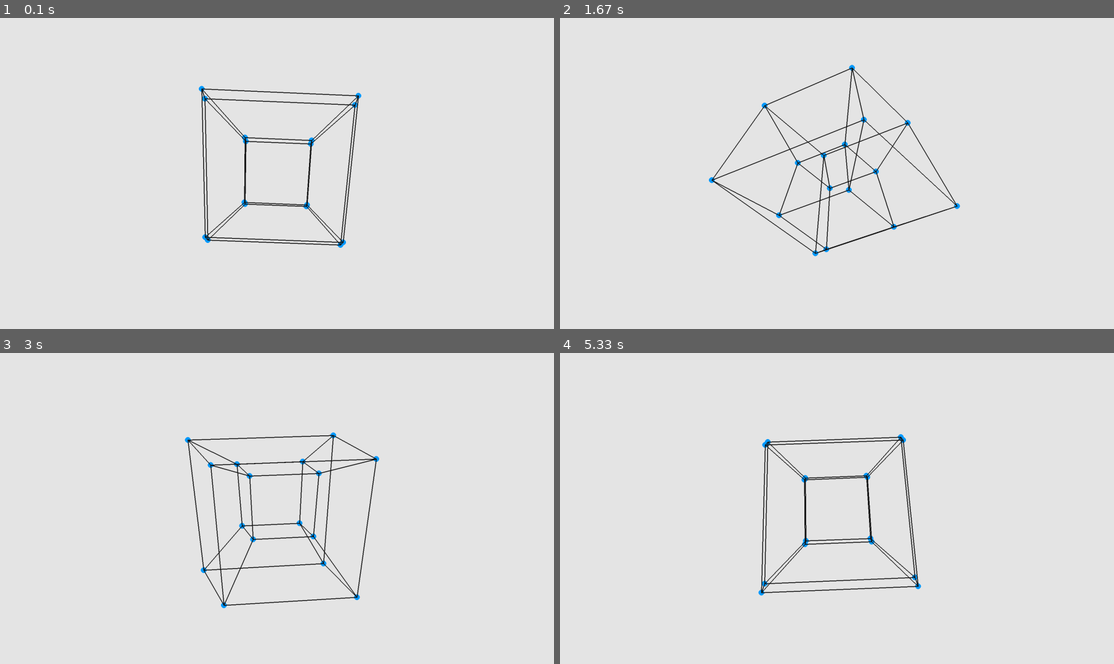
Above: before the commit, frames 1-4 (two rows, left to right).
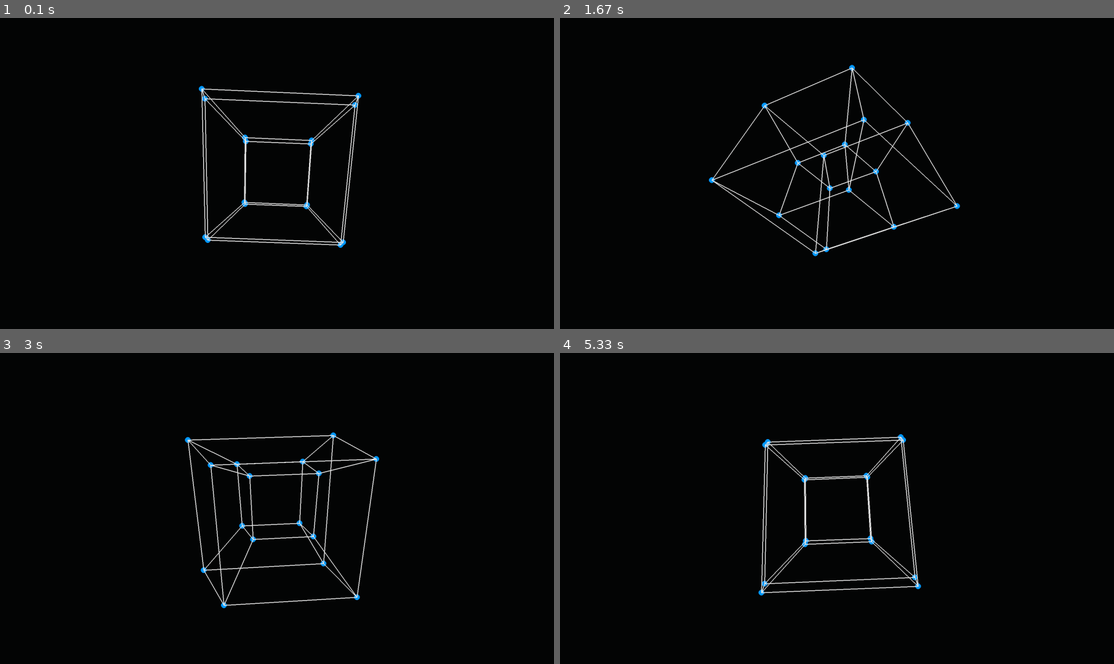
Above: after the commit, the same moments.

Repository: Josephbakulikira/4D-hypercube-with-pygame-aka-tesseract
Game: pygame game, started from main.py
Same seed, same stepped clock (60 frames per second), same inputs: the game is played once before the commit and once after it.
Inputs:
- Up to frame 1 (0.1 s): no input
- Up to frame 2 (1.67 s): no input
- Up to frame 3 (3 s): no input
- Up to frame 4 (5.33 s): no input

The runs differ from the first frame. In frame 1, 100% of the frame differs, in the area x 0-100%, y 0-100%; in frame 2, 100%; in frame 3, 100%; in frame 4, 100%.

Commit message:
change background

Diff:
--- a/main.py
+++ b/main.py
@@ -4,7 +4,7 @@
 from matrix import matrix_multiplication
 
 os.environ["SDL_VIDEO_CENTERED"]='1'
-black, white, blue  = (20, 20, 20), (230, 230, 230), (0, 154, 255)
+black, white, blue  = (5, 6, 6), (230, 230, 230), (0, 154, 255)
 width, height = 1920, 1080
 
 pygame.init()
@@ -40,13 +40,13 @@
 def connect_point(i, j, k, offset):
     a = k[i + offset]
     b = k[j + offset]
-    pygame.draw.line(screen, black, (a[0], a[1]), (b[0], b[1]), 3)
+    pygame.draw.line(screen, white, (a[0], a[1]), (b[0], b[1]), 3)
 
 
 run = True
 while run:
     clock.tick(fps)
-    screen.fill(white)
+    screen.fill(black)
     for event in pygame.event.get():
         if event.type == pygame.QUIT:
             run = False
